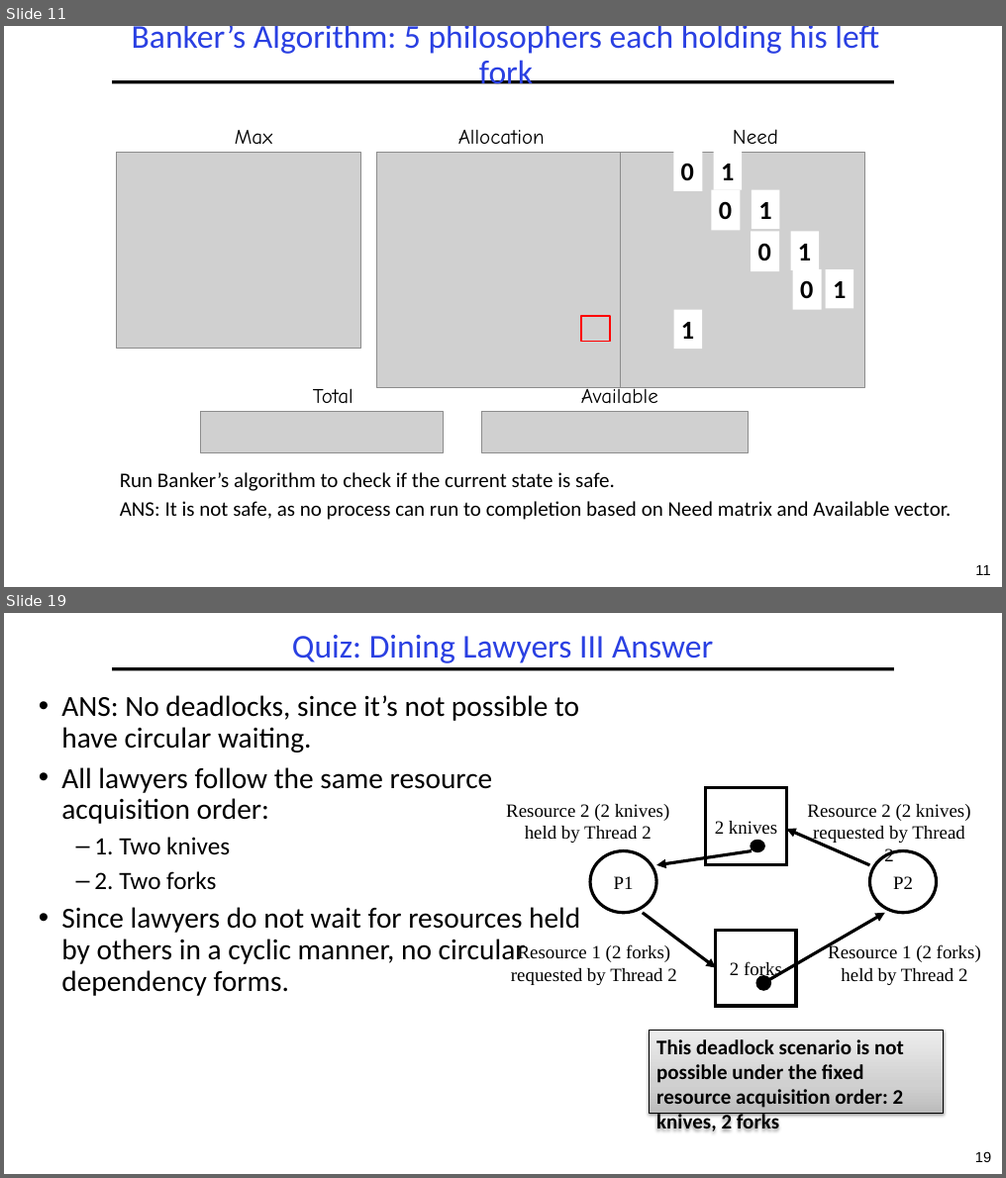
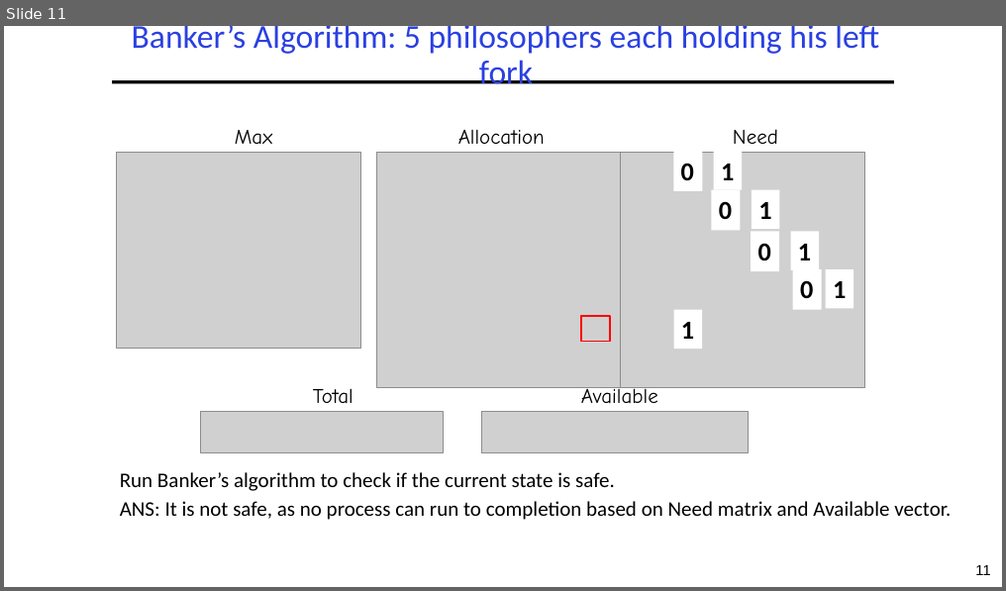
Before and after one commit to guhofstra/CSC256Fa25, a slide deck: PPTs/L4-Exercises ANS.pptx. Shown one above the other, each under a label of ours: slides 11 and 19 before the commit, slide 11 after it; the slides between them are not shown. The pictures are 1006x1178 and 1006x591 pixels, drawn with LibreOffice and Linux fonts; fonts in the diff are those of the drawing; grey boxes stand for pictures. Boxes give left, top, right and bottom in pixels: in the first picture for what was removed or moved away, otherwise in the second. Text is boxed around its words. In the diff, an @@ line names an element or a change of style, - is before the commit and + after.

```diff
--- a/PPTs/L4-Exercises ANS.pptx
+++ b/PPTs/L4-Exercises ANS.pptx
@@ slide 19 removed at <box>4,613,1002,1174</box>, background #FFFFFF; not listed: 2 template elements that a slide beside it also shows @@
@@ title removed at <box>292,635,713,663</box> @@
-Quiz: Dining Lawyers III Answer
@@ text removed at <box>61,695,580,996</box> @@
-• ANS: No deadlocks, since it’s not possible to have circular waiting.
-• All lawyers follow the same resource acquisition order:
-  – 1. Two knives
-  – 2. Two forks
-• Since lawyers do not wait for resources held by others in a cyclic manner, no circular dependency forms.
@@ rectangle removed at <box>706,787,787,865</box> @@
-2 knives
@@ text removed at <box>506,804,670,843</box> @@
-Resource 2 (2 knives) held by Thread 2
@@ text removed at <box>807,804,971,861</box> @@
-Resource 2 (2 knives) requested by Thread 2
@@ ellipse removed at <box>751,842,764,852</box> @@
@@ arrow removed from (870, 865) to (786, 830) @@
@@ ellipse removed at <box>590,851,656,912</box> @@
-P1
@@ arrow removed from (751, 851) to (656, 865) @@
@@ ellipse removed at <box>870,851,937,912</box> @@
-P2
@@ arrow removed from (643, 913) to (716, 967) @@
@@ rectangle removed at <box>716,930,796,1006</box> @@
-2 forks
@@ double arrow removed from (764, 983) to (885, 913) @@
@@ text removed at <box>511,945,676,985</box> @@
-Resource 1 (2 forks) requested by Thread 2
@@ text removed at <box>828,945,981,985</box> @@
-Resource 1 (2 forks) held by Thread 2
@@ rectangle removed at <box>649,1030,944,1113</box> @@
-This deadlock scenario is not possible under the fixed resource acquisition order: 2 knives, 2 forks
```
Also in this commit, not shown: 1 slide changed, 9 other slides removed, 5 other files.
